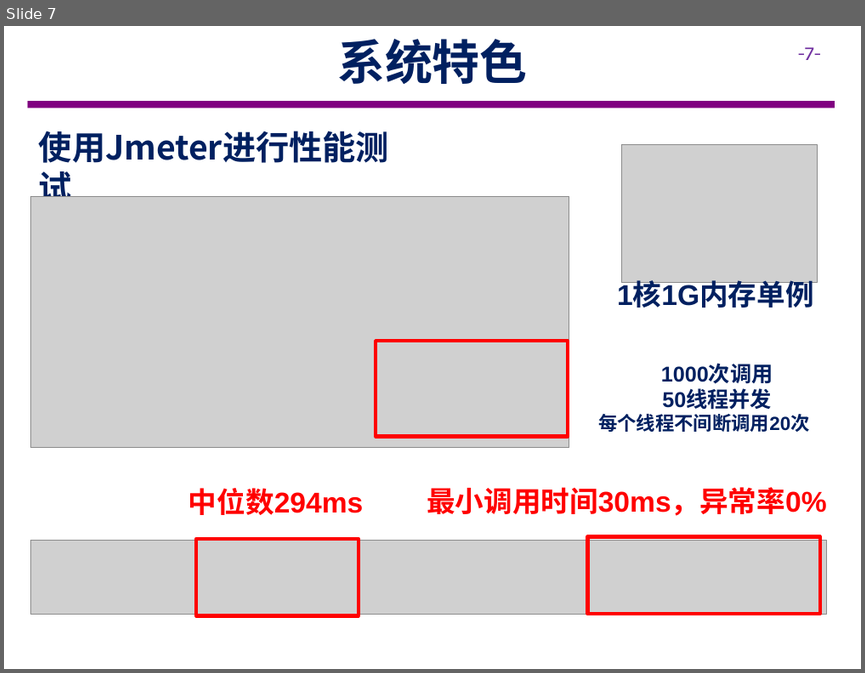
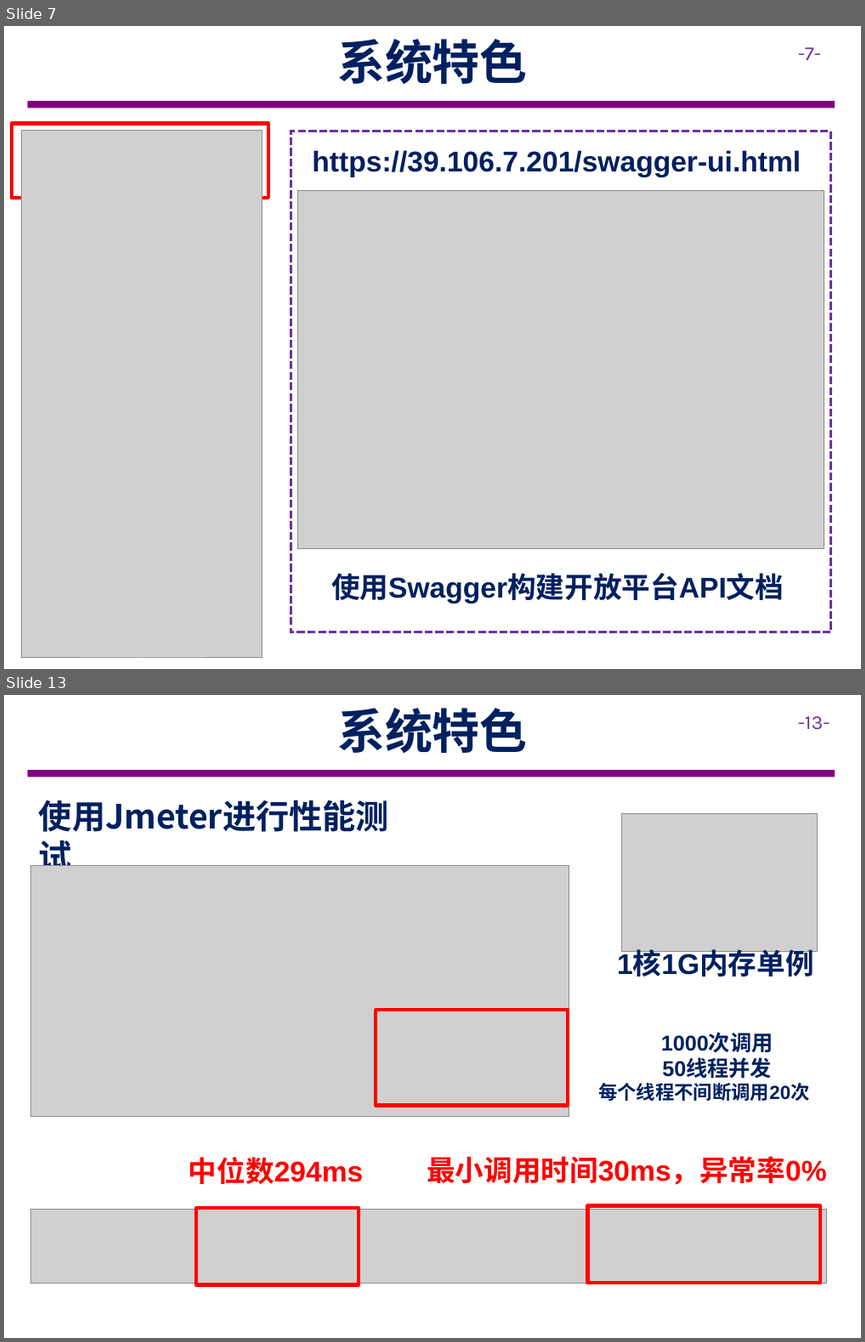
Before and after one commit to cuiods/Paratrooper, a slide deck: doc/项目展示.pptx. Shown one above the other, each under a label of ours: slide 7 before the commit, slides 7 and 13 after it; the slides between them are not shown. The pictures are 865x673 and 865x1342 pixels, drawn with LibreOffice and Linux fonts; fonts in the diff are those of the drawing; grey boxes stand for pictures; background and template pictures are left out. Boxes give left, top, right and bottom in pixels: in the first picture for what was removed or moved away, otherwise in the second. Text is boxed around its words. In the diff, an @@ line names an element or a change of style, - is before the commit and + after.

```diff
--- a/doc/项目展示.pptx
+++ b/doc/项目展示.pptx
@@ slide 7 added at [4,26,861,669], background #FFFFFF; not listed: 2 template elements that a slide beside it also shows @@
@@ text added at [337,39,528,84], 40 pt, text #002060, bold @@
+系统特色
@@ rectangle added at [12,124,268,199], outline #FF0000 3 pt @@
@@ picture added at [21,130,262,658] @@
@@ rectangle added at [291,131,831,632], outline #7030A0 2.25 pt dashed @@
@@ text added at [312,150,800,177], 24 pt, text #002060, bold @@
+https://39.106.7.201/swagger-ui.html
@@ picture added at [298,191,824,549] @@
@@ text added at [331,573,783,603], 24 pt, text #002060, bold @@
+使用Swagger构建开放平台API文档
@@ what was slide 7 is now slide 13 @@
@@ page number at [798,716,830,730]: text changed @@
--7-
+-13-
```
Also in this commit, not shown: 3 slides changed, 6 other slides added, 2 other files.
